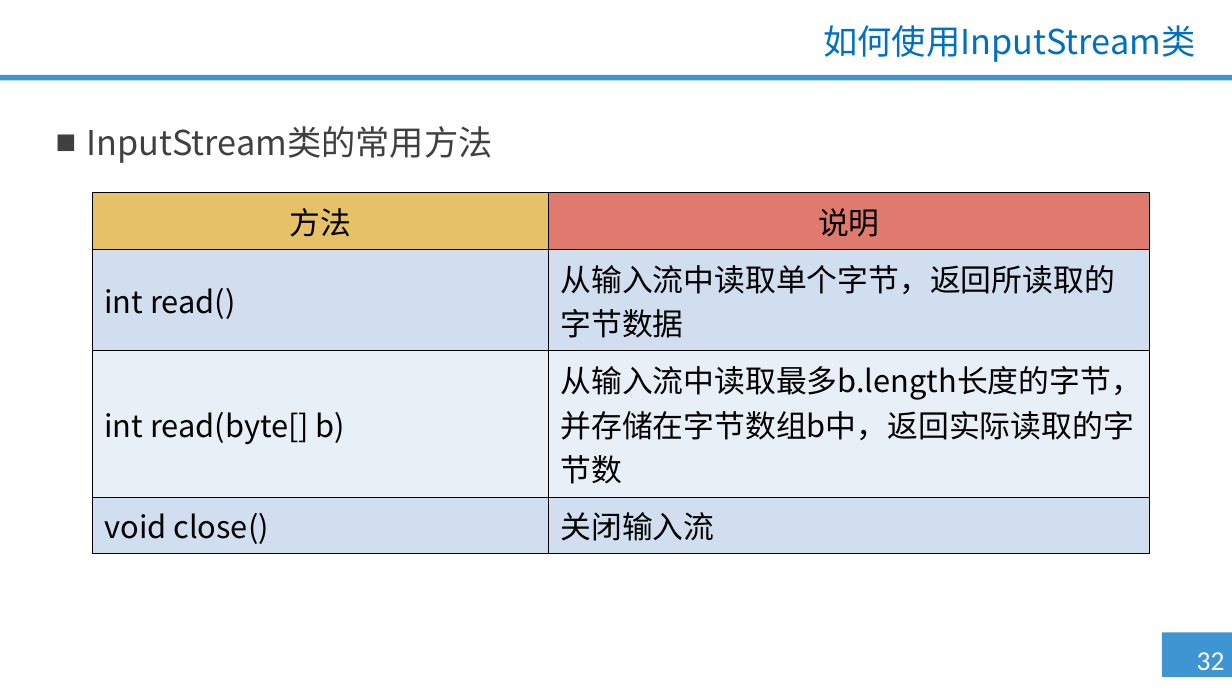
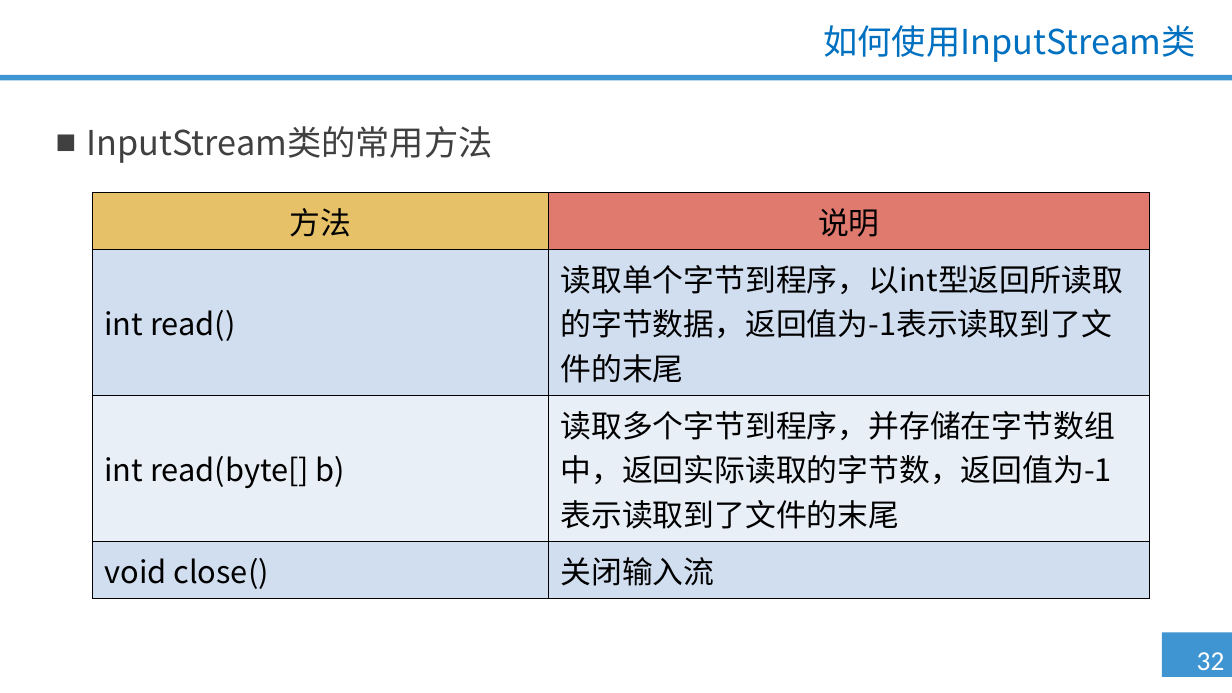
Before and after one commit to qzc70919700/--Java-, a slide deck: slide 32 of 第七单元 IO流（一）/1.0.0.0/PPT/第七单元 IO流（一）.pptx. Drawn at 1232x693 pixels with LibreOffice and Linux fonts; fonts in the diff are those of the drawing; background and template pictures are left out. Boxes give left, top, right and bottom in pixels: in the first picture for what was removed or moved away, otherwise in the second. Text is boxed around its words. In the diff, an @@ line names an element or a change of style, - is before the commit and + after.

```diff
--- a/第七单元 IO流（一）/1.0.0.0/PPT/第七单元 IO流（一）.pptx
+++ b/第七单元 IO流（一）/1.0.0.0/PPT/第七单元 IO流（一）.pptx
@@ table at bbox=[92, 192, 1149, 593] @@
-row 2, column 2: 从输入流中读取单个字节，返回所读取的字节数据
+row 2, column 2: 读取单个字节到程序，以int型返回所读取的字节数据，返回值为-1表示读取到了文件的末尾
-row 3, column 2: 从输入流中读取最多b.length长度的字节，并存储在字节数组b中，返回实际读取的字节数
+row 3, column 2: 读取多个字节到程序，并存储在字节数组中，返回实际读取的字节数，返回值为-1表示读取到了文件的末尾
```
Also in this commit, not shown: 13 other slides changed, 1 other file.
